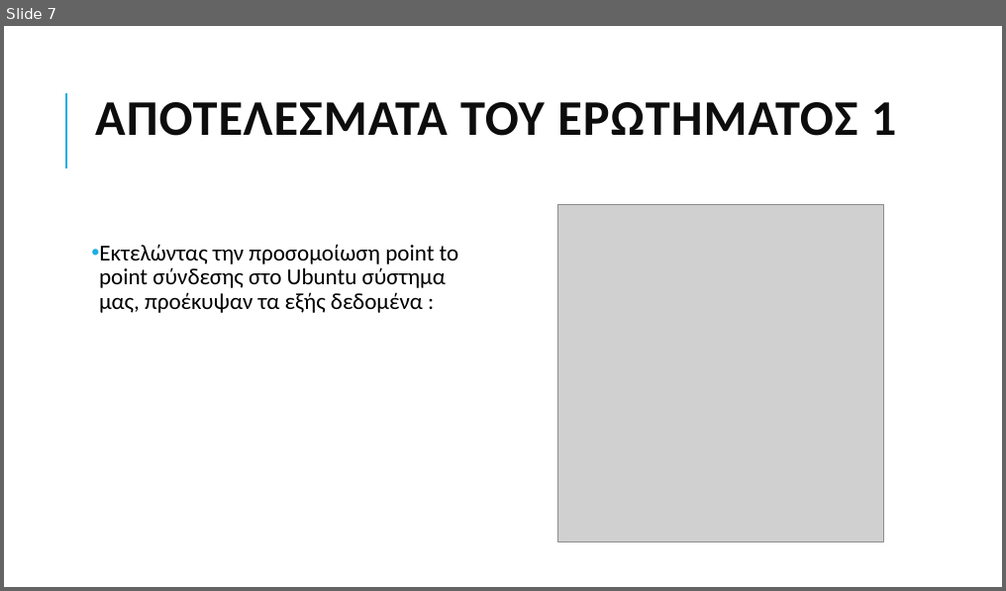
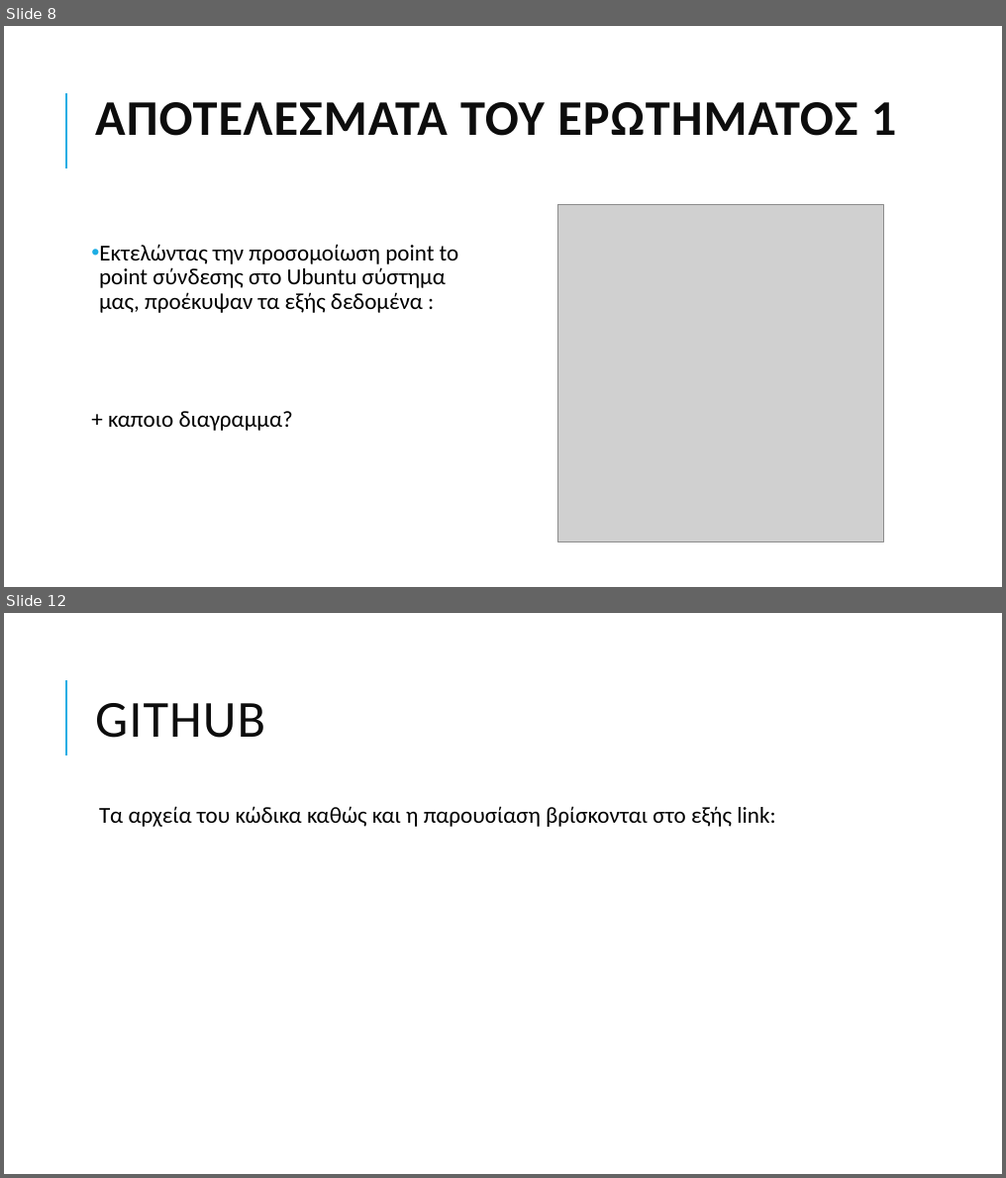
Before and after one commit to grgmyl/Ns3Project, a slide deck: Presentations/Ns-3_presentation_F.pptx. Shown one above the other, each under a label of ours: slide 7 before the commit, slides 8 and 12 after it; the slides between them are not shown. The pictures are 1006x591 and 1006x1178 pixels, drawn with LibreOffice and Linux fonts; fonts in the diff are those of the drawing; grey boxes stand for pictures. Boxes give left, top, right and bottom in pixels: in the first picture for what was removed or moved away, otherwise in the second. Text is boxed around its words. In the diff, an @@ line names an element or a change of style, - is before the commit and + after.

```diff
--- a/Presentations/Ns-3_presentation_F.pptx
+++ b/Presentations/Ns-3_presentation_F.pptx
@@ slide 12 added at bbox=[4, 613, 1002, 1174], background #FFFFFF; not listed: 1 template element that a slide beside it also shows @@
@@ title added at bbox=[95, 703, 265, 738], 50 pt, text #0D0D0D @@
+GITHUB
@@ text added at bbox=[99, 806, 775, 827], 22 pt, text #000000 @@
+  Τα αρχεία του κώδικα καθώς και η παρουσίαση βρίσκονται στο εξής link:
@@ what was slide 7 is now slide 8 @@
@@ slide 8 changed as well @@
@@ text at bbox=[108, 411, 293, 431]: paragraph added @@
++ καποιο διαγραμμα?
```
Also in this commit, not shown: 6 other slides changed, 4 other slides added.
